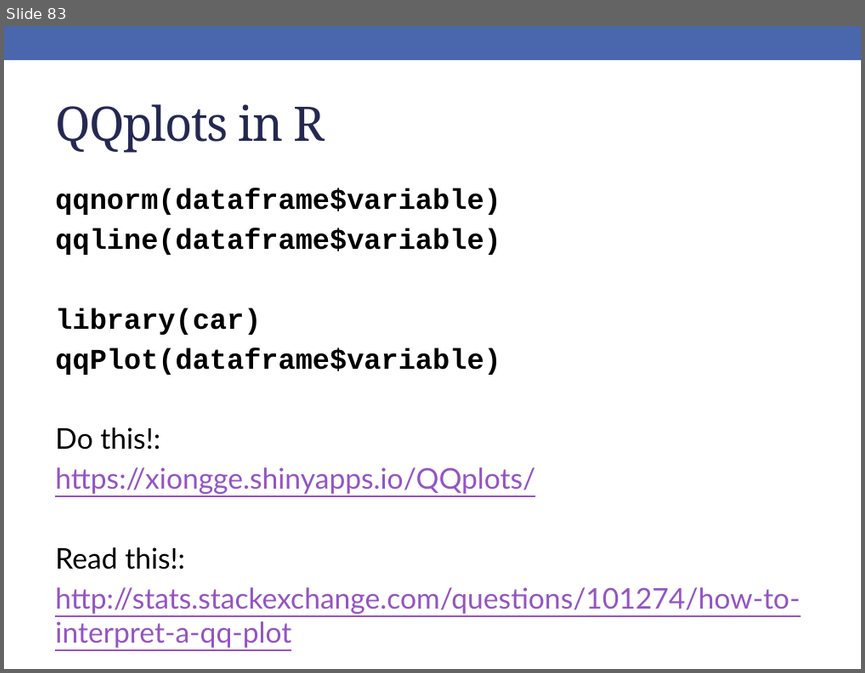
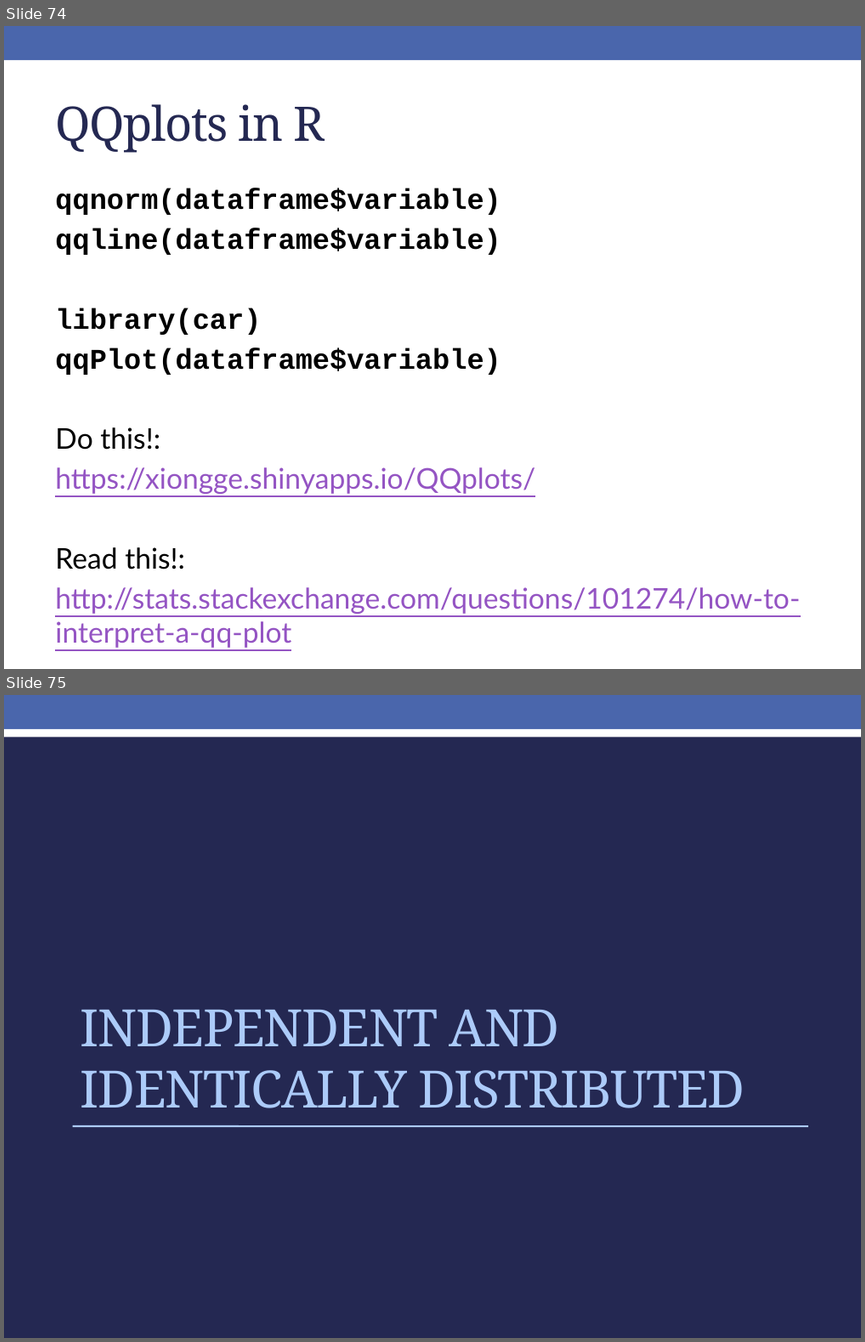
Before and after one commit to rebeccal/ohsu-math630, a slide deck: slides/cm041.pptx. Shown one above the other, each under a label of ours: slide 83 before the commit, slides 74 and 75 after it. The pictures are 865x673 and 865x1342 pixels, drawn with LibreOffice and Linux fonts; fonts in the diff are those of the drawing. Boxes give left, top, right and bottom in pixels: in the first picture for what was removed or moved away, otherwise in the second. Text is boxed around its words. In the diff, an @@ line names an element or a change of style, - is before the commit and + after.

```diff
--- a/slides/cm041.pptx
+++ b/slides/cm041.pptx
@@ slide 75 added at (4, 695, 861, 1338), background #242852; not listed: 1 template element that a slide beside it also shows @@
@@ rectangle added at (4, 715, 861, 737), fill #FFFFFF @@
@@ title added at (80, 1009, 745, 1108), 43.2 pt, text #ACCBF9 @@
+INDEPENDENT AND IDENTICALLY DISTRIBUTED
@@ line added from (73, 1126) to (808, 1126), #ACCBF9 1.5 pt @@
@@ what was slide 83 is now slide 74 @@
```
Also in this commit, not shown: 3 slides changed, 5 other slides added, 3 slides removed, 6 other files.
